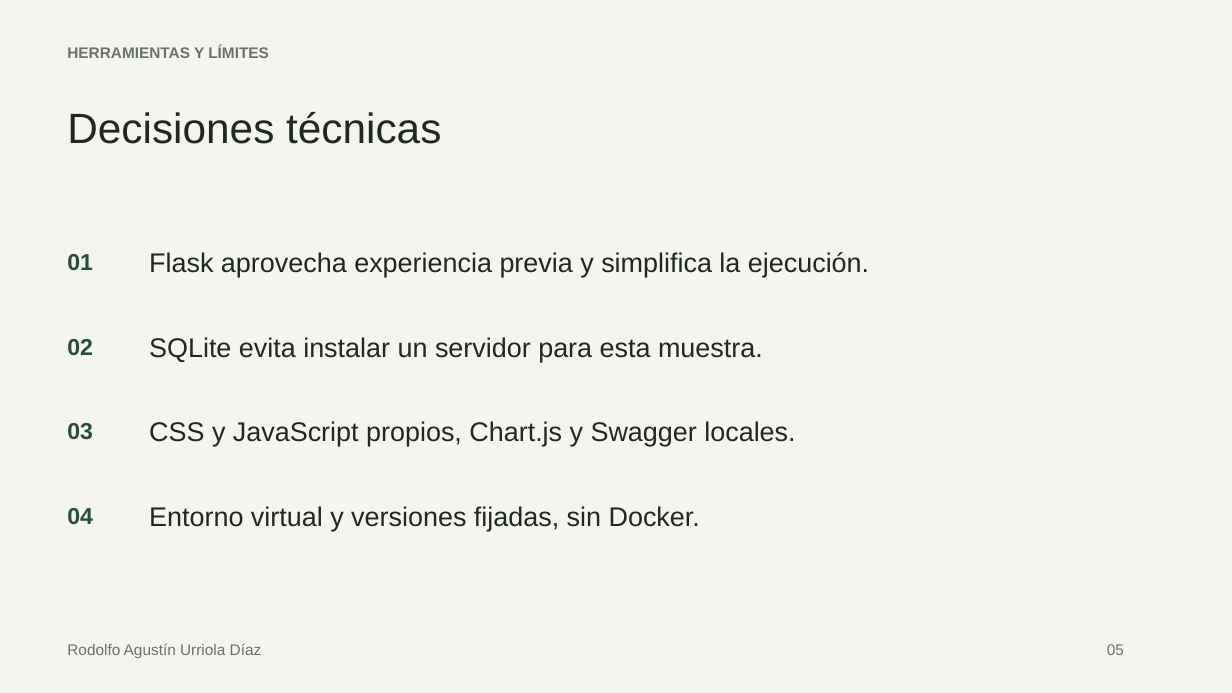
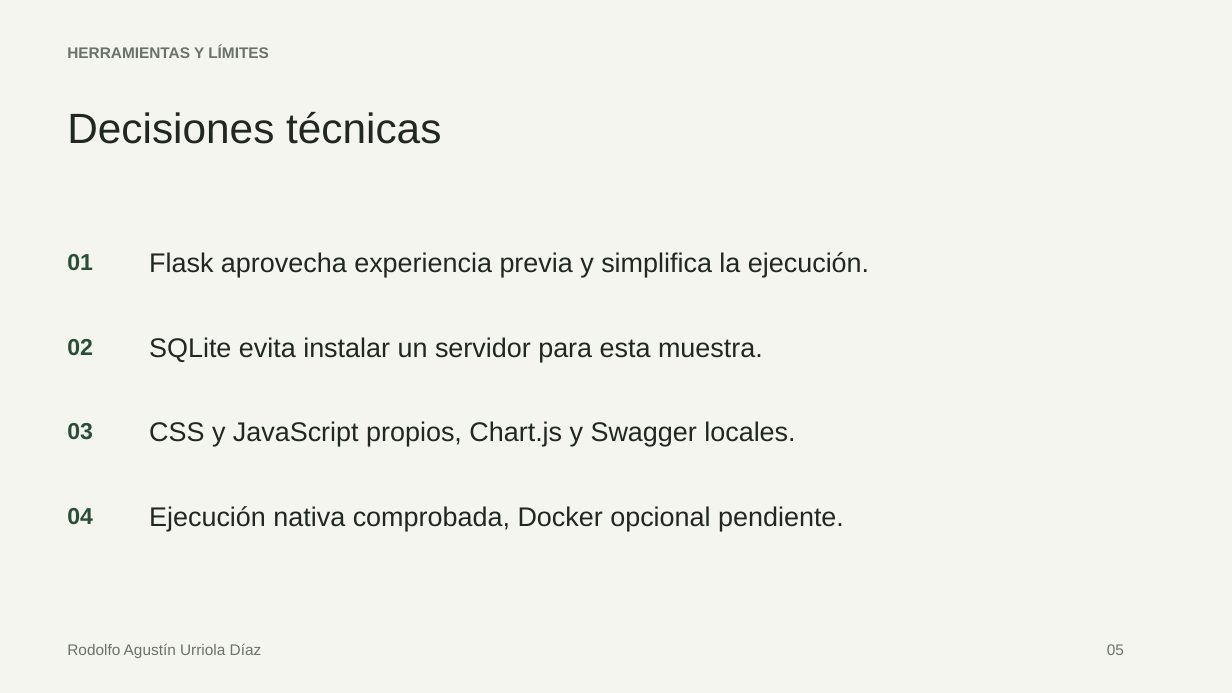
Before and after one commit to Rodolfo0608/HolaModa, a slide deck: slide 5 of docs/Sustentacion_HolaModa.pptx. Drawn at 1232x693 pixels with LibreOffice and Linux fonts; fonts in the diff are those of the drawing. Boxes give left, top, right and bottom in pixels: in the first picture for what was removed or moved away, otherwise in the second. Text is boxed around its words. In the diff, an @@ line names an element or a change of style, - is before the commit and + after.

Commit message:
Prepara ejecución Docker opcional y documenta validación pendiente

```diff
--- a/docs/Sustentacion_HolaModa.pptx
+++ b/docs/Sustentacion_HolaModa.pptx
@@ text at (149, 506, 844, 531): text changed @@
-Entorno virtual y versiones fijadas, sin Docker.
+Ejecución nativa comprobada, Docker opcional pendiente.
```
Also in this commit, not shown: 9 other files.
